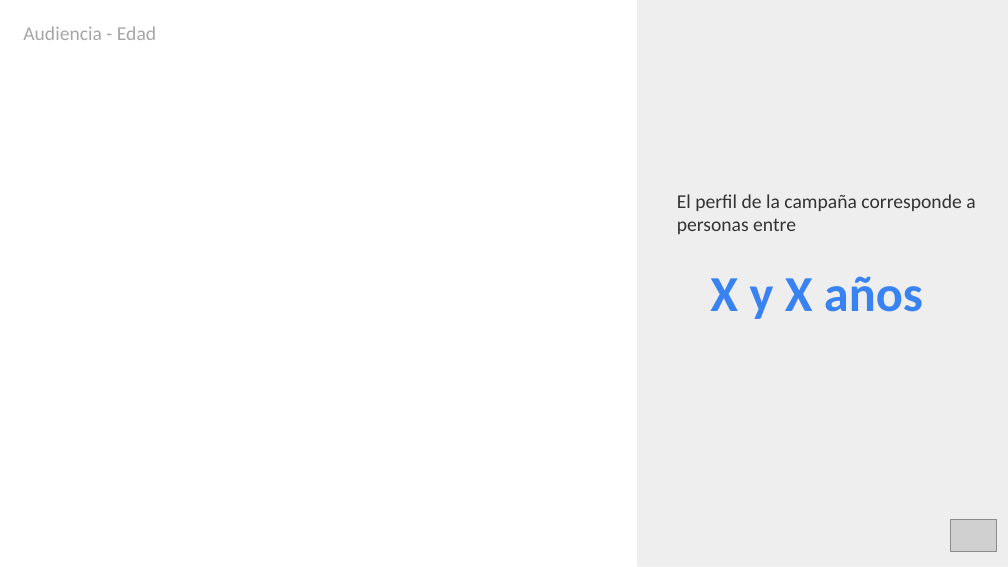
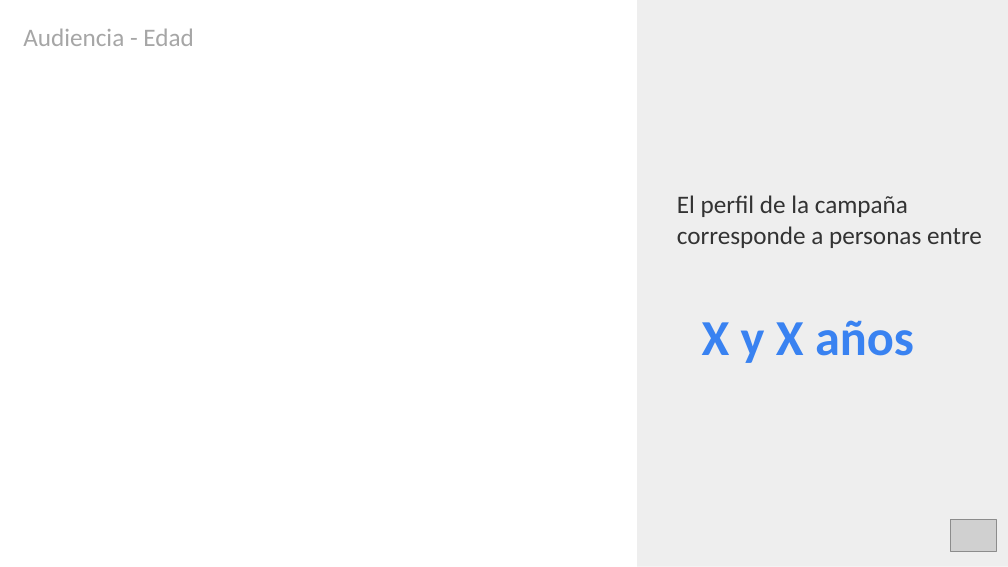
Before and after one commit to Nicolasvegam/PubliBOT, a slide deck: slide 6 of template_report.pptx. Drawn at 1008x567 pixels with LibreOffice and Linux fonts; fonts in the diff are those of the drawing; grey boxes stand for pictures. Boxes give left, top, right and bottom in pixels: in the first picture for what was removed or moved away, otherwise in the second. Text is boxed around its words. In the diff, an @@ line names an element or a change of style, - is before the commit and + after.

```diff
--- a/template_report.pptx
+++ b/template_report.pptx
@@ text "Audiencia - Edad" at bbox=[23, 28, 193, 46]: size 14 to 18 pt @@
@@ text "El perfil de la campaña ..." at bbox=[677, 195, 982, 248]: size 14 to 18 pt @@
@@ text "X y X años": place and size @@
-text "X y X años" at bbox=[710, 276, 923, 319]
+text "X y X años" at bbox=[702, 320, 914, 363]
```
Also in this commit, not shown: 11 other slides changed, 7 other files.
